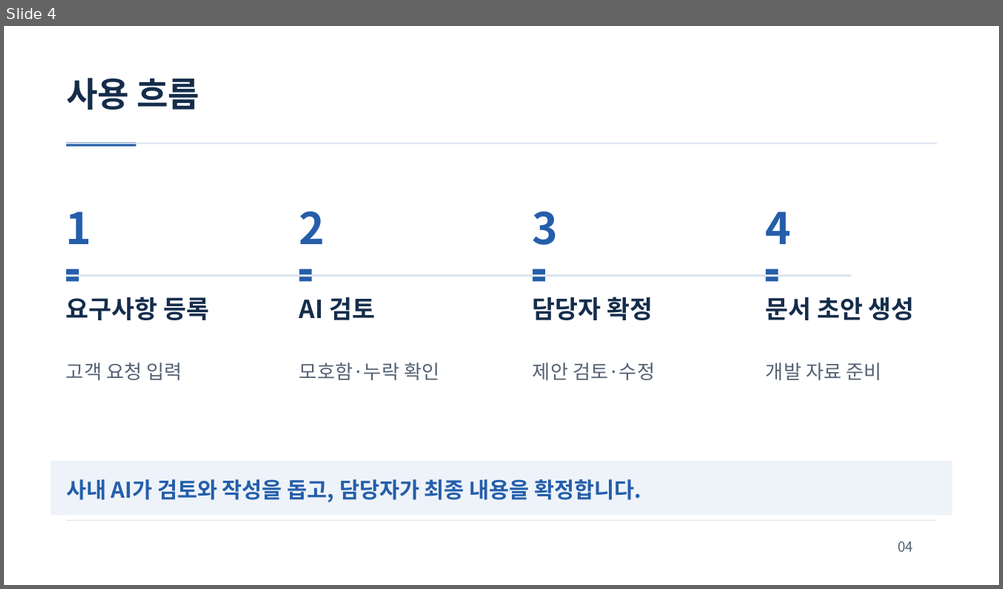
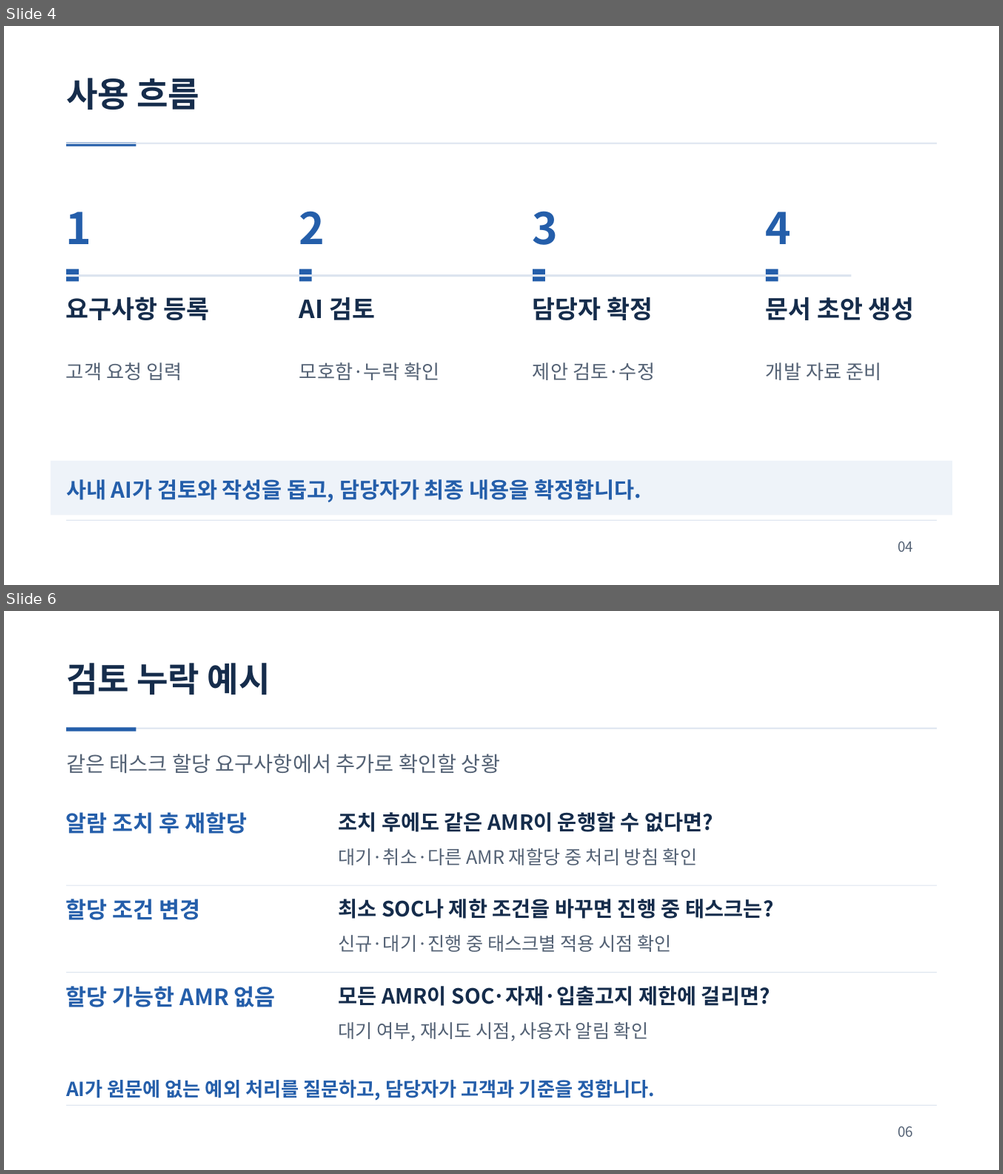
Before and after one commit to jihunhan98/semes-superrookie, a slide deck: docs/presentations/ReqOps_SuperRookie.pptx. Shown one above the other, each under a label of ours: slide 4 before the commit, slides 4 and 6 after it; the slides between them are not shown. The pictures are 1003x589 and 1003x1174 pixels, drawn with LibreOffice and Linux fonts; fonts in the diff are those of the drawing. Boxes give left, top, right and bottom in pixels: in the first picture for what was removed or moved away, otherwise in the second. Text is boxed around its words. In the diff, an @@ line names an element or a change of style, - is before the commit and + after.

```diff
--- a/docs/presentations/ReqOps_SuperRookie.pptx
+++ b/docs/presentations/ReqOps_SuperRookie.pptx
@@ slide 6 added at [4,611,999,1170], background #FFFFFF @@
@@ text added at [66,663,270,695], 33 pt, text #152C4B, bold @@
+검토 누락 예시
@@ rectangle added at [66,727,936,729], fill #DCE4EF @@
@@ rectangle added at [66,727,136,731], fill #245EAA @@
@@ text added at [66,754,500,773], 20.2 pt, text #536174 @@
+같은 태스크 할당 요구사항에서 추가로 확인할 상황
@@ text added at [66,812,247,834], 21.8 pt, text #245EAA, bold @@
+알람 조치 후 재할당
@@ text added at [338,812,713,832], 20.2 pt, text #152C4B, bold @@
+조치 후에도 같은 AMR이 운행할 수 없다면?
@@ text added at [338,849,697,866], 18 pt, text #536174 @@
+대기·취소·다른 AMR 재할당 중 처리 방침 확인
@@ rectangle added at [66,886,936,886], fill #DCE4EF @@
@@ text added at [66,899,201,920], 21.8 pt, text #245EAA, bold @@
+할당 조건 변경
@@ text added at [338,899,773,919], 20.2 pt, text #152C4B, bold @@
+최소 SOC나 제한 조건을 바꾸면 진행 중 태스크는?
@@ text added at [338,935,671,952], 18 pt, text #536174 @@
+신규·대기·진행 중 태스크별 적용 시점 확인
@@ rectangle added at [66,972,936,973], fill #DCE4EF @@
@@ text added at [66,986,276,1008], 21.8 pt, text #245EAA, bold @@
+할당 가능한 AMR 없음
@@ text added at [338,986,770,1006], 20.2 pt, text #152C4B, bold @@
+모든 AMR이 SOC·자재·입출고지 제한에 걸리면?
@@ text added at [338,1022,648,1042], 18 pt, text #536174 @@
+대기 여부, 재시도 시점, 사용자 알림 확인
@@ text added at [66,1080,654,1101], 18.8 pt, text #245EAA, bold @@
+AI가 원문에 없는 예외 처리를 질문하고, 담당자가 고객과 기준을 정합니다.
@@ rectangle added at [66,1105,936,1105], fill #DCE4EF @@
@@ text added at [897,1127,913,1137], 13.5 pt, text #536174 @@
+06
```
Also in this commit, not shown: 4 slides changed, 1 other slide added, 1 slide removed.
